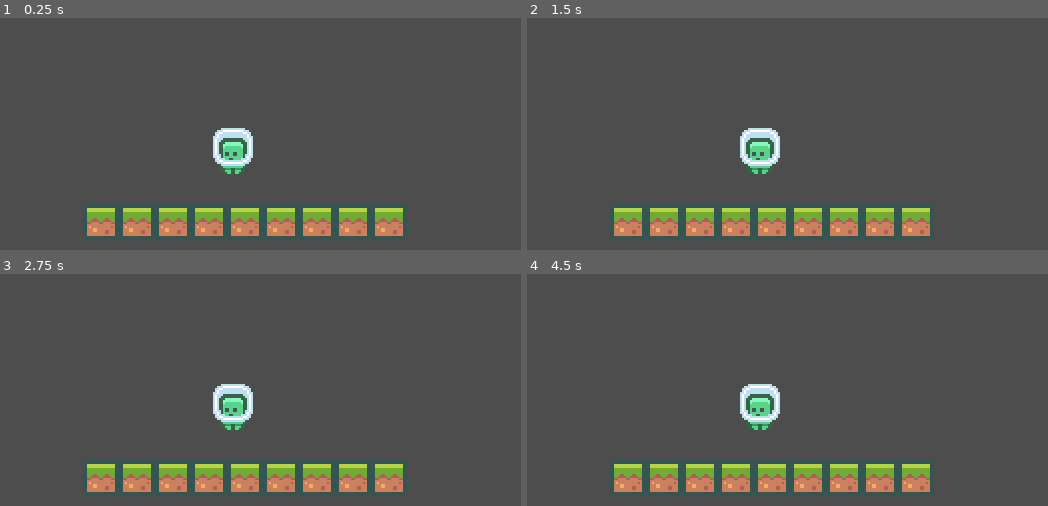
Above: before the commit, frames 1-4 (two rows, left to right).
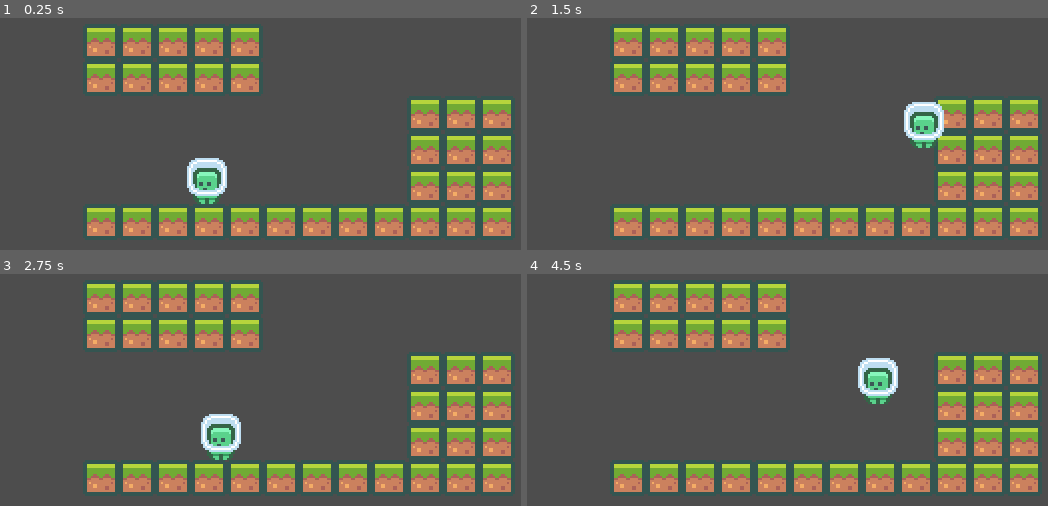
Above: after the commit, the same moments.

Repository: fremydev/2DPlatformerCourse
Game: Godot game, scene res://scenes/main.tscn
Same seed, same stepped clock (60 frames per second), same inputs: the game is played once before the commit and once after it.
Inputs:
- Up to frame 1 (0.25 s): no input
- Up to frame 2 (1.5 s): tap Enter at 0.5 s; hold W (jump, bound only after the commit) 0.53-1.28 s; hold D (move_right, bound only after the commit) from 0.53 s (still down); tap W (jump, bound only after the commit) at 1.35 s
- Up to frame 3 (2.75 s): tap W (jump, bound only after the commit) at 1.52, 1.82 s; release D (move_right, bound only after the commit) at 2.03 s; hold A (move_left, bound only after the commit) from 2.03 s (still down); hold W (jump, bound only after the commit) from 2.03 s (still down)
- Up to frame 4 (4.5 s): release A (move_left, bound only after the commit) at 2.78 s; release W (jump, bound only after the commit) at 2.78 s; hold D (move_right, bound only after the commit) 2.78-4.28 s; tap W (jump, bound only after the commit) at 2.85, 3.02, 3.32, 4.35 s; hold W (jump, bound only after the commit) 3.53-4.28 s; tap Space at 4.25 s; hold A (move_left, bound only after the commit) from 4.28 s (still down)

The runs differ from the first frame. In frame 1, 26% of the frame differs, in the area x 15-99%, y 2-96%; in frame 2, 26%; in frame 3, 26%; in frame 4, 26%.

Commit message:
add player movement

Diff:
--- a/project.godot
+++ b/project.godot
@@ -19,7 +19,8 @@
 
 window/size/viewport_width=320
 window/size/viewport_height=180
-window/size/initial_position=Vector2i(1920, 1080)
+window/size/window_width_override=1920
+window/size/window_height_override=1080
 window/stretch/mode="canvas_items"
 window/stretch/aspect="keep_height"
 
@@ -45,6 +46,27 @@
 "roughness/src_normal": ""
 }
 
+[input]
+
+move_left={
+"deadzone": 0.5,
+"events": [Object(InputEventKey,"resource_local_to_scene":false,"resource_name":"","device":-1,"window_id":0,"alt_pressed":false,"shift_pressed":false,"ctrl_pressed":false,"meta_pressed":false,"pressed":false,"keycode":0,"physical_keycode":65,"key_label":0,"unicode":97,"echo":false,"script":null)
+, Object(InputEventKey,"resource_local_to_scene":false,"resource_name":"","device":-1,"window_id":0,"alt_pressed":false,"shift_pressed":false,"ctrl_pressed":false,"meta_pressed":false,"pressed":false,"keycode":0,"physical_keycode":4194319,"key_label":0,"unicode":0,"echo":false,"script":null)
+]
+}
+move_right={
+"deadzone": 0.5,
+"events": [Object(InputEventKey,"resource_local_to_scene":false,"resource_name":"","device":-1,"window_id":0,"alt_pressed":false,"shift_pressed":false,"ctrl_pressed":false,"meta_pressed":false,"pressed":false,"keycode":0,"physical_keycode":68,"key_label":0,"unicode":100,"echo":false,"script":null)
+, Object(InputEventKey,"resource_local_to_scene":false,"resource_name":"","device":-1,"window_id":0,"alt_pressed":false,"shift_pressed":false,"ctrl_pressed":false,"meta_pressed":false,"pressed":false,"keycode":0,"physical_keycode":4194321,"key_label":0,"unicode":0,"echo":false,"script":null)
+]
+}
+jump={
+"deadzone": 0.5,
+"events": [Object(InputEventKey,"resource_local_to_scene":false,"resource_name":"","device":-1,"window_id":0,"alt_pressed":false,"shift_pressed":false,"ctrl_pressed":false,"meta_pressed":false,"pressed":false,"keycode":0,"physical_keycode":87,"key_label":0,"unicode":119,"echo":false,"script":null)
+, Object(InputEventKey,"resource_local_to_scene":false,"resource_name":"","device":-1,"window_id":0,"alt_pressed":false,"shift_pressed":false,"ctrl_pressed":false,"meta_pressed":false,"pressed":false,"keycode":0,"physical_keycode":32,"key_label":0,"unicode":32,"echo":false,"script":null)
+]
+}
+
 [rendering]
 
 textures/canvas_textures/default_texture_filter=0
--- /dev/null
+++ b/scenes/Player.gd
@@ -0,0 +1,26 @@
+extends CharacterBody2D
+
+const GRAVITY: int = 1100
+const MAXHSPEED: int = 130
+const HACCELERATION: int = 2000
+const JUMPSPEED : int = 360
+const JUMPTERMULT: int = 4
+
+func _process(delta):
+	var move_vector: Vector2 = Vector2.ZERO
+	move_vector.x = Input.get_action_strength("move_right") - Input.get_action_strength("move_left")
+	move_vector.y = -1 if Input.is_action_just_pressed("jump") else 0
+
+	velocity.x += move_vector.x * HACCELERATION * delta
+	if move_vector.x == 0:
+		velocity.x =  lerp(0,  int(velocity.x), pow(2, -50 * delta ))
+	velocity.x = clamp(velocity.x, -MAXHSPEED, MAXHSPEED )
+
+	if move_vector.y < 0 and is_on_floor():
+		velocity.y = move_vector.y * JUMPSPEED
+
+	if velocity.y < 0 and !Input.is_action_pressed("jump"):
+		velocity.y += GRAVITY * JUMPTERMULT * delta
+	else:
+		velocity.y += GRAVITY * delta
+	move_and_slide()
--- a/scenes/main.tscn
+++ b/scenes/main.tscn
@@ -1,6 +1,7 @@
-[gd_scene load_steps=5 format=3 uid="uid://t2x3dqty0g52"]
+[gd_scene load_steps=7 format=3 uid="uid://t2x3dqty0g52"]
 
 [ext_resource type="Texture2D" uid="uid://wdf2qoeealq2" path="res://assets/tiles/tiles_packed.png" id="1_t5ctj"]
+[ext_resource type="Script" path="res://scenes/Player.gd" id="2_uhj14"]
 [ext_resource type="Texture2D" uid="uid://b0x3cq80d1vdf" path="res://assets/player/character_0000.png" id="2_xrbc6"]
 
 [sub_resource type="TileSetAtlasSource" id="TileSetAtlasSource_uqbbc"]
@@ -553,17 +554,25 @@
 physics_layer_0/collision_layer = 1
 sources/0 = SubResource("TileSetAtlasSource_uqbbc")
 
+[sub_resource type="RectangleShape2D" id="RectangleShape2D_aaj1n"]
+size = Vector2(10, 20)
+
 [node name="Node" type="Node"]
 
 [node name="TileMap" type="TileMap" parent="."]
 tile_set = SubResource("TileSet_jdb1j")
 format = 2
-layer_0/tile_data = PackedInt32Array(131067, 0, 0, 131068, 0, 0, 131069, 0, 0, 131070, 0, 0, 131071, 0, 0, 65536, 0, 0, 65537, 0, 0, 65538, 0, 0, 65539, 0, 0)
+layer_0/tile_data = PackedInt32Array(131067, 0, 0, 131068, 0, 0, 131069, 0, 0, 131070, 0, 0, 131071, 0, 0, 65536, 0, 0, 65537, 0, 0, 65538, 0, 0, 65539, 0, 0, 65540, 0, 0, 65541, 0, 0, 65542, 0, 0, 4, 0, 0, -65532, 0, 0, -65531, 0, 0, -65530, 0, 0, 6, 0, 0, 5, 0, 0, -131068, 0, 0, -131067, 0, 0, -131066, 0, 0, -131075, 0, 0, -131076, 0, 0, -131077, 0, 0, -196613, 0, 0, -196612, 0, 0, -196611, 0, 0, -196610, 0, 0, -196609, 0, 0, -131073, 0, 0, -131074, 0, 0)
 
 [node name="Player" type="CharacterBody2D" parent="."]
+position = Vector2(-28, -15)
+script = ExtResource("2_uhj14")
 
 [node name="Sprite2D" type="Sprite2D" parent="Player"]
-position = Vector2(-15, -9)
 texture = ExtResource("2_xrbc6")
 
+[node name="CollisionShape2D" type="CollisionShape2D" parent="Player"]
+position = Vector2(0, 2)
+shape = SubResource("RectangleShape2D_aaj1n")
+
 [node name="Camera2D" type="Camera2D" parent="."]
